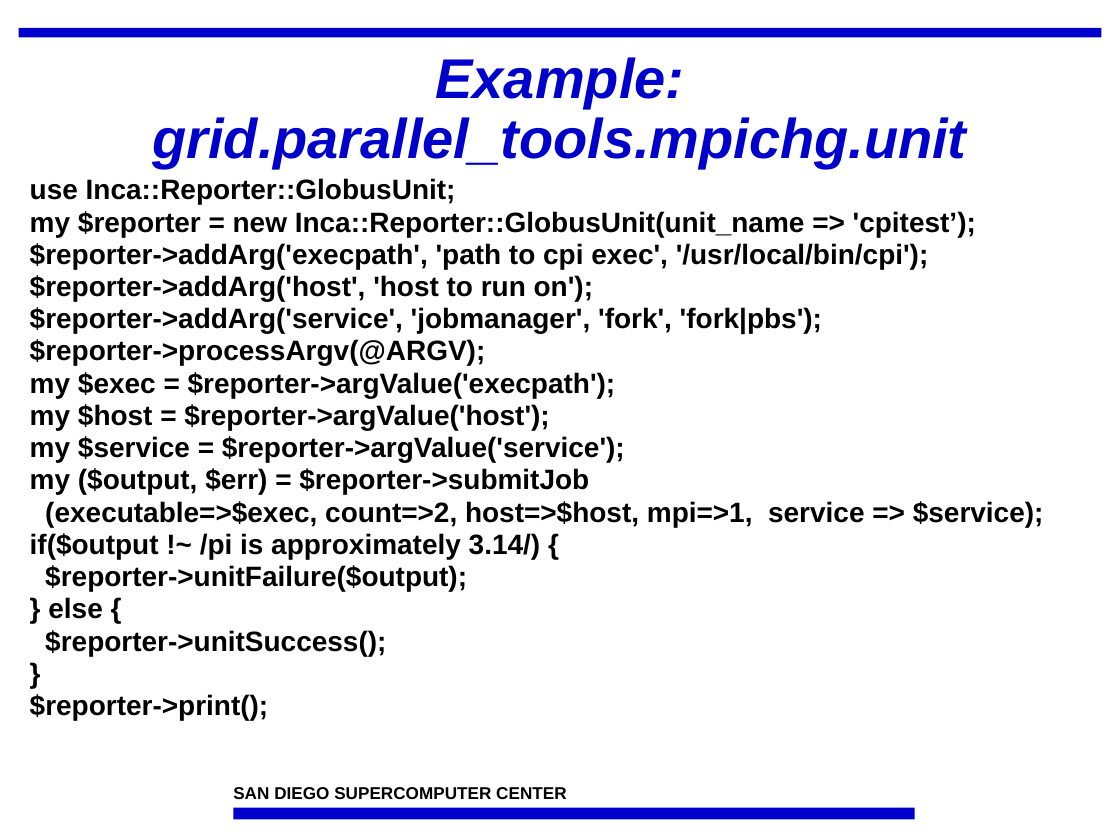
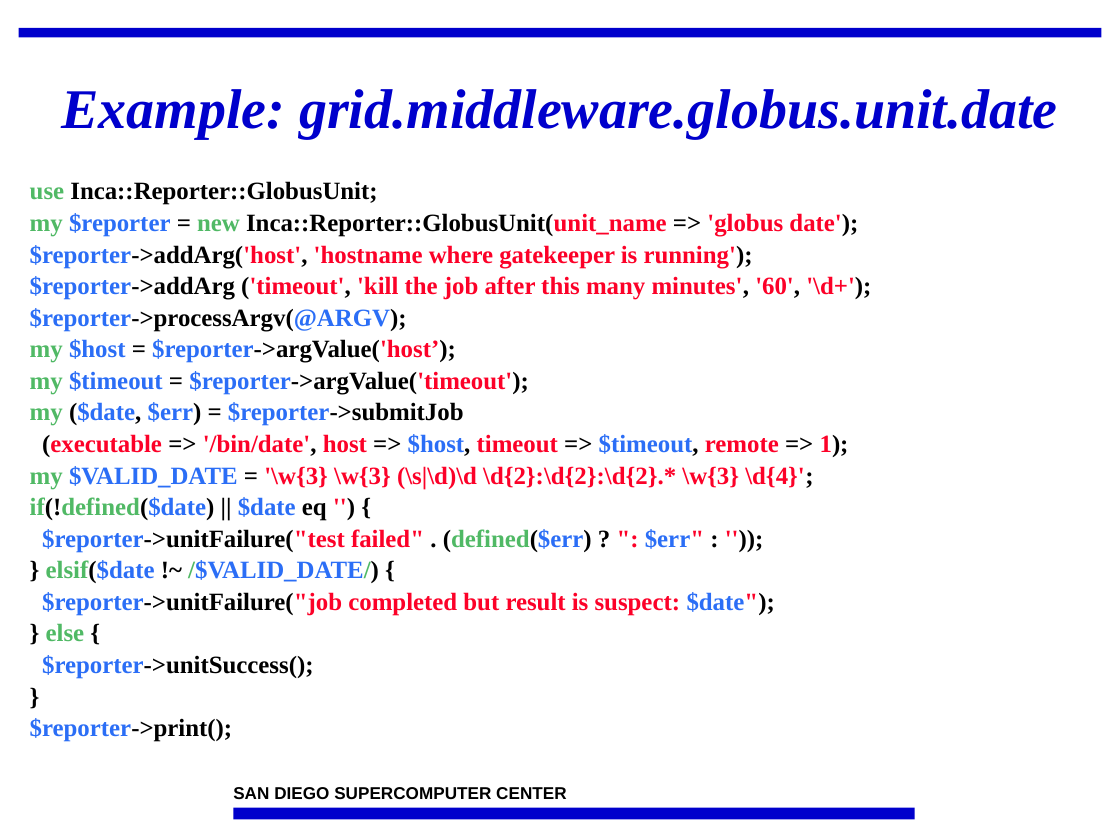
Before and after one commit to IncaProject/inca-xsede, a slide deck: slide 20 of talks/incaReporters.ppt (slide 17 before the commit). Drawn at 1120x840 pixels with LibreOffice and Linux fonts; fonts in the diff are those of the drawing; background and template pictures are left out. Boxes give left, top, right and bottom in pixels: in the first picture for what was removed or moved away, otherwise in the second. Text is boxed around its words. In the diff, an @@ line names an element or a change of style, - is before the commit and + after.

Commit message:
Update.

```diff
--- a/talks/incaReporters.ppt
+++ b/talks/incaReporters.ppt
@@ title at (61,89,1058,139): text changed; font Arial to Times New Roman @@
-Example: grid.parallel_tools.mpichg.unit
+Example: grid.middleware.globus.unit.date
@@ text at (30,181,407,742): size 18 to 16 pt, font Arial to Times New Roman in "use Inca::Reporter::GlobusUnit;", "$reporter->processArgv(@ARGV);", "} else {", "$reporter->unitSuccess();" and 2 more places; text colour #000000 to #50B965 in "use", "else"; text colour #000000 to #2B6EF6 in "$reporter->processArgv(@ARGV);", "$reporter->unitSuccess();", "$reporter->print();"; line spacing 0.75 to 0.85 @@
@@ text at (30,213,871,300): text changed; size 18 to 16 pt; font Arial to Times New Roman; text colour #000000 to #FC0128 @@
-my $reporter = new Inca::Reporter::GlobusUnit(unit_name => 'cpitest’);
-$reporter->addArg('execpath', 'path to cpi exec', '/usr/local/bin/cpi');
-$reporter->addArg('host', 'host to run on');
-$reporter->addArg('service', 'jobmanager', 'fork', 'fork|pbs');
+my $reporter = new Inca::Reporter::GlobusUnit(unit_name => 'globus date');
+$reporter->addArg('host', 'hostname where gatekeeper is running');
+$reporter->addArg ('timeout', 'kill the job after this many minutes', '60', '\d+');
@@ text at (30,339,849,616): text changed; size 18 to 16 pt; font Arial to Times New Roman; text colour #000000 to #FC0128 @@
-my $exec = $reporter->argValue('execpath');
-my $host = $reporter->argValue('host');
-my $service = $reporter->argValue('service');
-my ($output, $err) = $reporter->submitJob
-(executable=>$exec, count=>2, host=>$host, mpi=>1, service => $service);
-if($output !~ /pi is approximately 3.14/) {
-$reporter->unitFailure($output);
+my $host = $reporter->argValue('host’);
+my $timeout = $reporter->argValue('timeout');
+my ($date, $err) = $reporter->submitJob
+(executable => '/bin/date', host => $host, timeout => $timeout, remote => 1);
+my $VALID_DATE = '\w{3} \w{3} (\s|\d)\d \d{2}:\d{2}:\d{2}.* \w{3} \d{4}';
+if(!defined($date) || $date eq '') {
+$reporter->unitFailure("test failed" . (defined($err) ? ": $err" : ''));
+} elsif($date !~ /$VALID_DATE/) {
+$reporter->unitFailure("job completed but result is suspect: $date");
```
Also in this commit, not shown: 22 other slides changed, 5 slides added.
